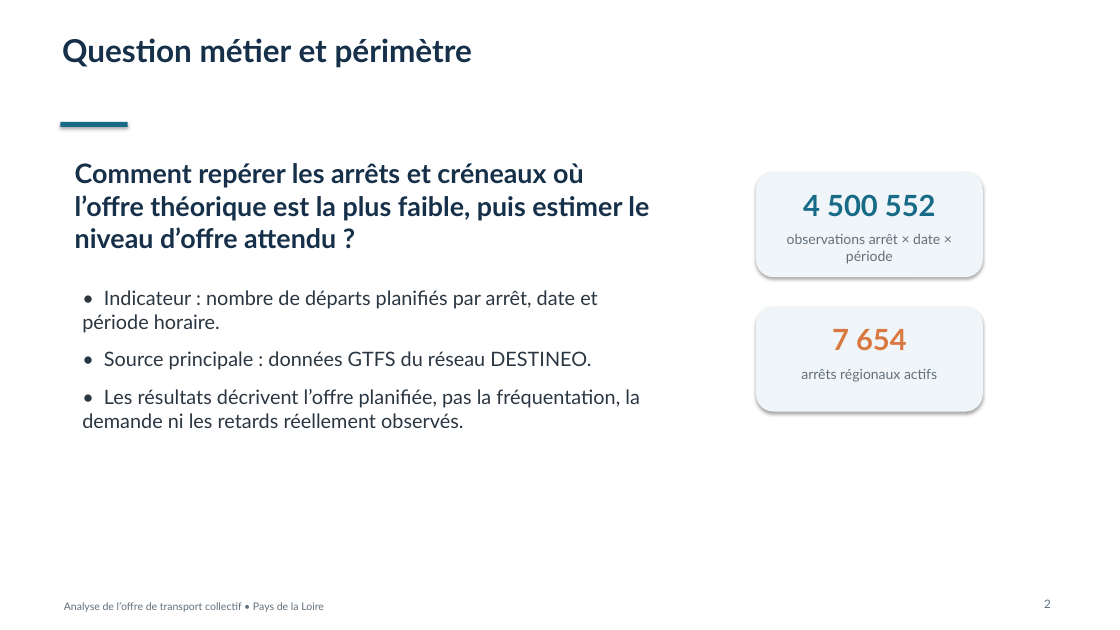
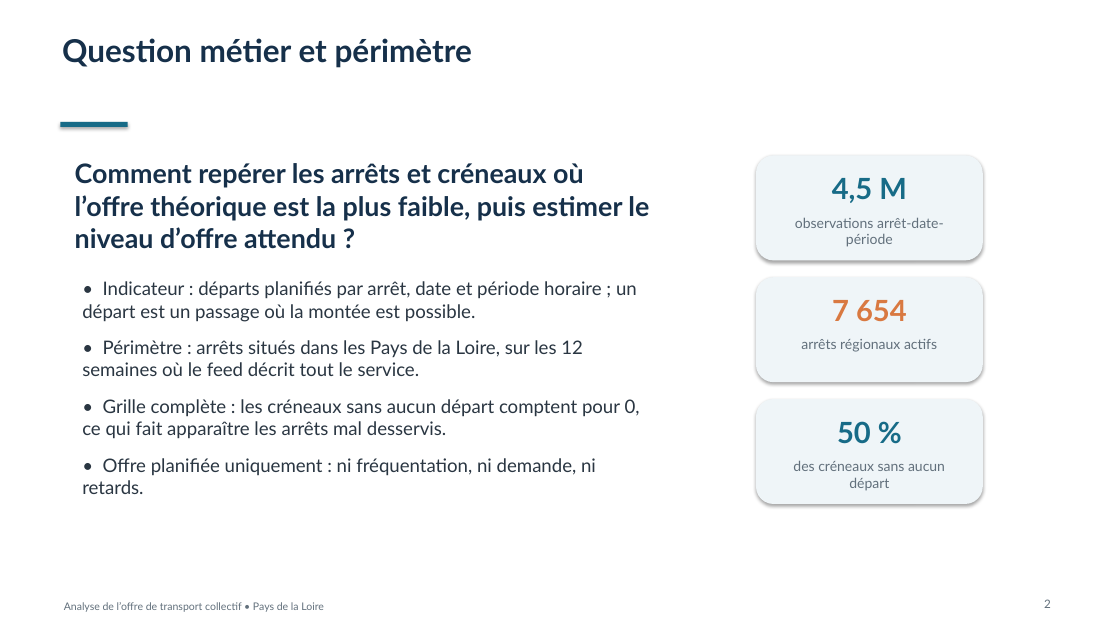
Before and after one commit to pat-pajero85/PROJET-FINAL-PATRICK, a slide deck: slide 2 of reports/presentation_analyse_mobilite.pptx. Drawn at 1120x630 pixels with LibreOffice and Linux fonts; fonts in the diff are those of the drawing. Boxes give left, top, right and bottom in pixels: in the first picture for what was removed or moved away, otherwise in the second. Text is boxed around its words. In the diff, an @@ line names an element or a change of style, - is before the commit and + after.

Commit message:
Présentation : profil horaire et type de jour recalculés sur la fenêtre valide
- profil_offre (étape 7) : départs par période horaire et type de jour sur
  les jours normaux de la fenêtre, grille complète (remplace H1/H2 de
  l'étape 4), figure etape7_profil_horaire.png et test
- generer_presentation.py lit uniquement etape7_offre_fenetre_valide.json :
  les diapositives H1/H2/H3 de l'étape 4 sont remplacées par le profil
  horaire ; audit, faible desserte, prévision vs réel et limites revus
- README et doc 09 complétés

```diff
--- a/reports/presentation_analyse_mobilite.pptx
+++ b/reports/presentation_analyse_mobilite.pptx
@@ rounded rectangle: place and size @@
-rounded rectangle at box(756, 172, 983, 277)
+rounded rectangle at box(756, 155, 983, 260)
@@ text at box(832, 178, 907, 203): text changed @@
-4 500 552
+4,5 M
@@ text at box(795, 217, 944, 247): text changed @@
-observations arrêt × date × période
+observations arrêt-date-période
@@ text at box(82, 281, 640, 494): text changed; size 17 to 16 pt @@
-• Indicateur : nombre de départs planifiés par arrêt, date et période horaire.
-• Source principale : données GTFS du réseau DESTINEO.
-• Les résultats décrivent l’offre planifiée, pas la fréquentation, la demande ni les retards réellement observés.
+• Indicateur : départs planifiés par arrêt, date et période horaire ; un départ est un passage où la montée est possible.
+• Périmètre : arrêts situés dans les Pays de la Loire, sur les 12 semaines où le feed décrit tout le service.
+• Grille complète : les créneaux sans aucun départ comptent pour 0, ce qui fait apparaître les arrêts mal desservis.
+• Offre planifiée uniquement : ni fréquentation, ni demande, ni retards.
@@ 2 texts, 1 rounded rectangle: place and size @@
-2 texts, 1 rounded rectangle at box(756, 307, 983, 412)
+2 texts, 1 rounded rectangle at box(756, 277, 983, 382)
@@ rounded rectangle added at box(756, 399, 983, 504), fill #EFF5F8 @@
@@ text added at box(837, 421, 871, 444), 25 pt, text #176B87, bold @@
+50 %
@@ text added at box(793, 460, 945, 491), 12 pt, text #62707C @@
+des créneaux sans aucun départ
```
Also in this commit, not shown: 5 other slides changed, 3 slides added, 3 slides removed, 7 other files.
